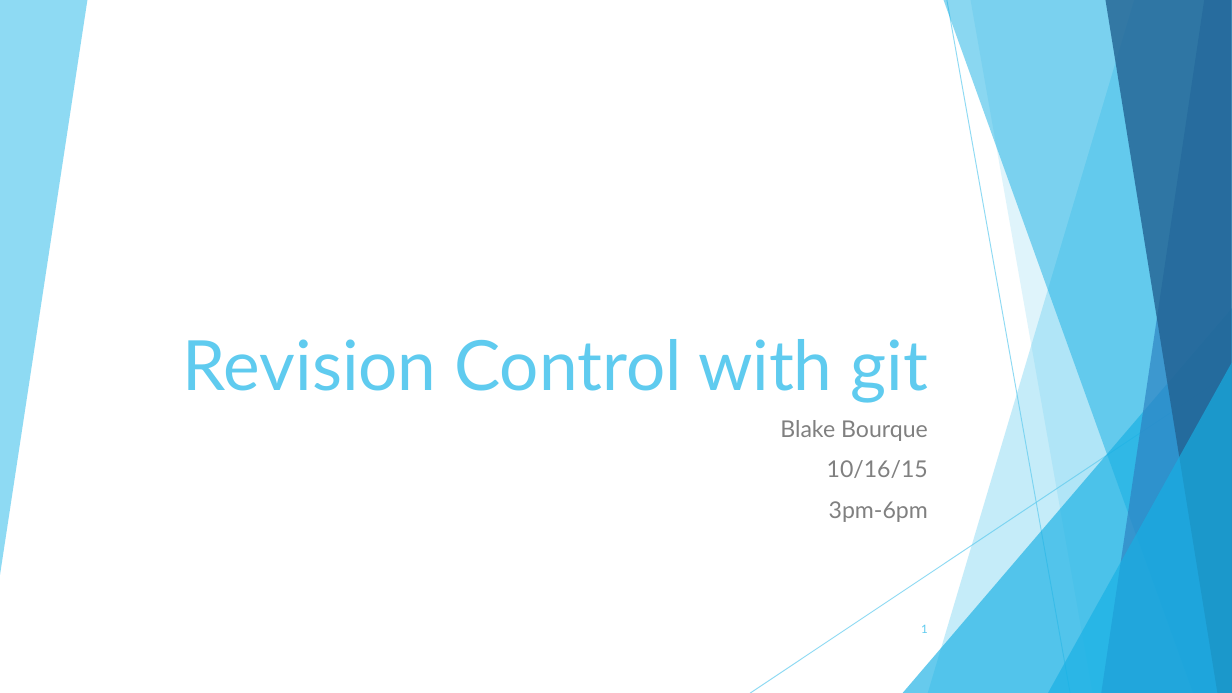
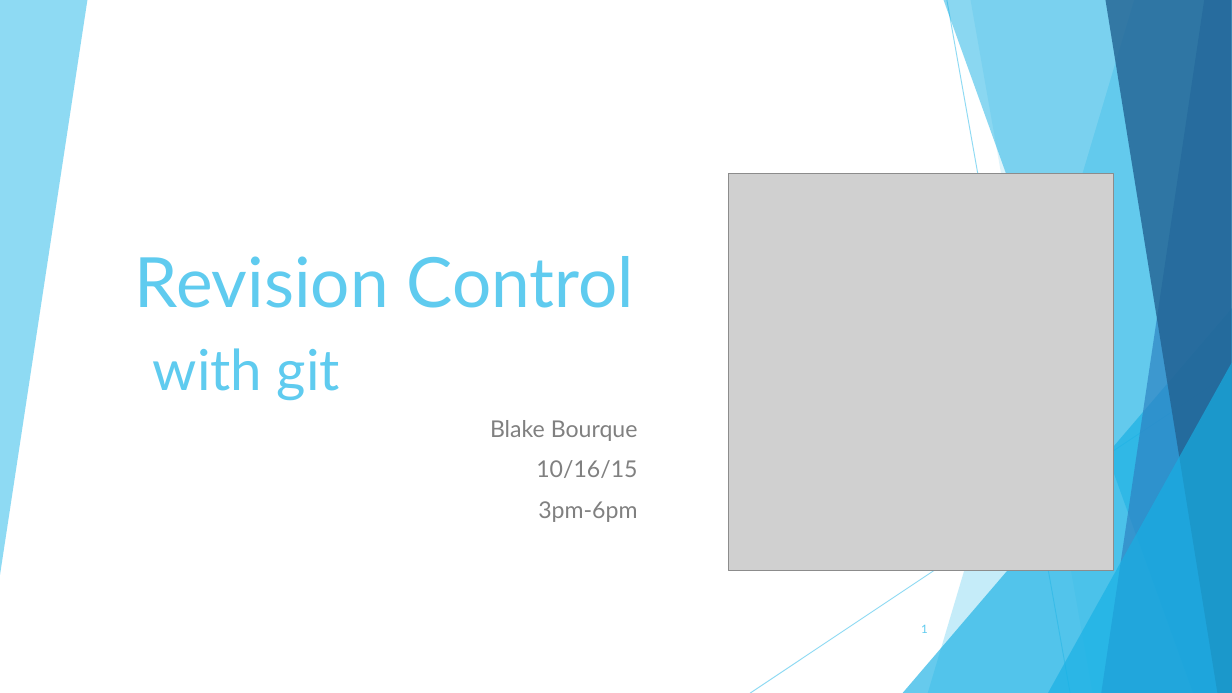
Before and after one commit to TechplexEngineer/GitCheatSheet, a slide deck: slide 1 of ppt/Getting started with GIT.pptx. Drawn at 1232x693 pixels with LibreOffice and Linux fonts; fonts in the diff are those of the drawing; grey boxes stand for pictures. Boxes give left, top, right and bottom in pixels: in the first picture for what was removed or moved away, otherwise in the second. Text is boxed around its words. In the diff, an @@ line names an element or a change of style, - is before the commit and + after.

```diff
--- a/ppt/Getting started with GIT.pptx
+++ b/ppt/Getting started with GIT.pptx
@@ picture added at [728,174,1114,570] @@
@@ title "Revision Control with git": place and size @@
-title "Revision Control with git" at [183,339,927,403]
+title "Revision Control with git" at [135,256,634,401]
@@ title "Revision Control with git" at [135,256,634,401]: size 54 to 44 pt in "with git"; alignment right to left @@
@@ subtitle "Blake Bourque": place and size @@
-subtitle "Blake Bourque" at [780,420,928,522]
+subtitle "Blake Bourque" at [490,420,638,522]
```
Also in this commit, not shown: 11 other slides changed, 11 slides added, 2 slides removed.
